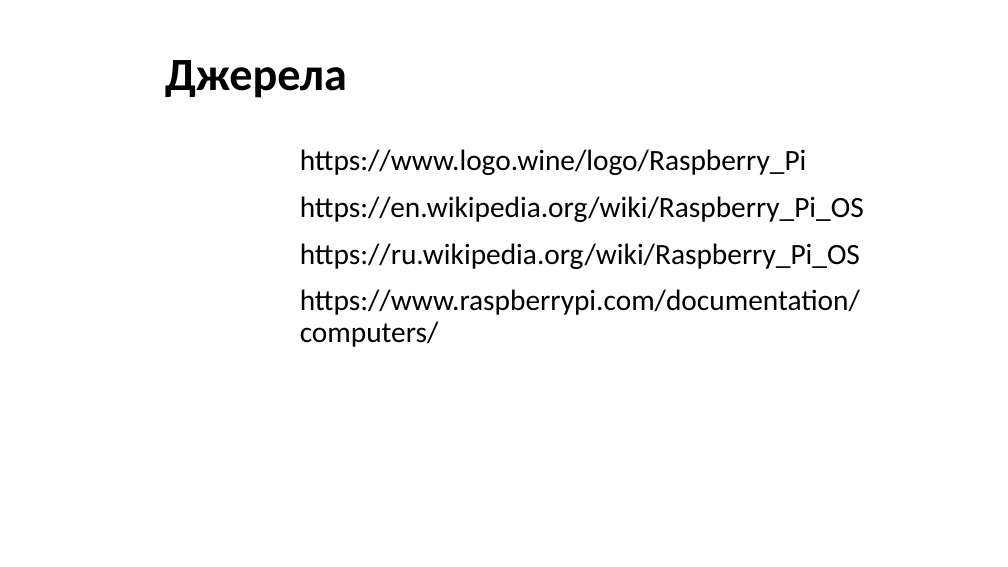
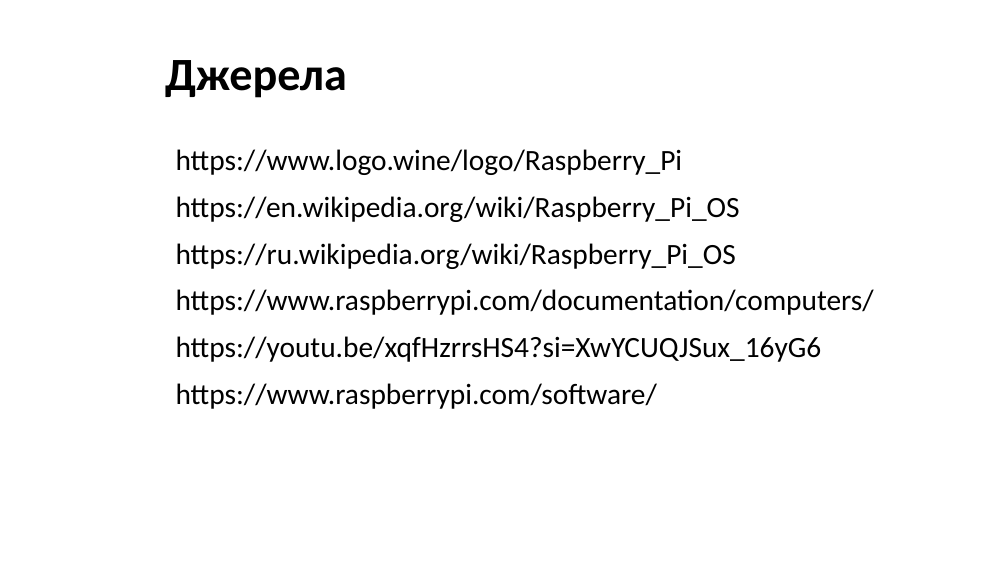
Before and after one commit to millennium02/SR_L1, a slide deck: slide 7 of RP-OS.odp (slide 11 before the commit). Drawn at 1008x567 pixels with LibreOffice and Linux fonts; fonts in the diff are those of the drawing; background and template pictures are left out. Boxes give left, top, right and bottom in pixels: in the first picture for what was removed or moved away, otherwise in the second. Text is boxed around its words. In the diff, an @@ line names an element or a change of style, - is before the commit and + after.

```diff
--- a/RP-OS.odp
+++ b/RP-OS.odp
@@ text "https://www.logo.wine/logo/Raspberry_Pi": place and size @@
-text "https://www.logo.wine/logo/Raspberry_Pi" at [300, 149, 864, 347]
+text "https://www.logo.wine/logo/Raspberry_Pi" at [176, 149, 874, 409]
@@ text at [176, 336, 822, 409]: paragraphs added @@
+● https://youtu.be/xqfHzrrsHS4?si=XwYCUQJSux_16yG6
+● https://www.raspberrypi.com/software/
```
Also in this commit, not shown: 3 other slides changed, 2 slides added, 6 slides removed, 2 other files.
